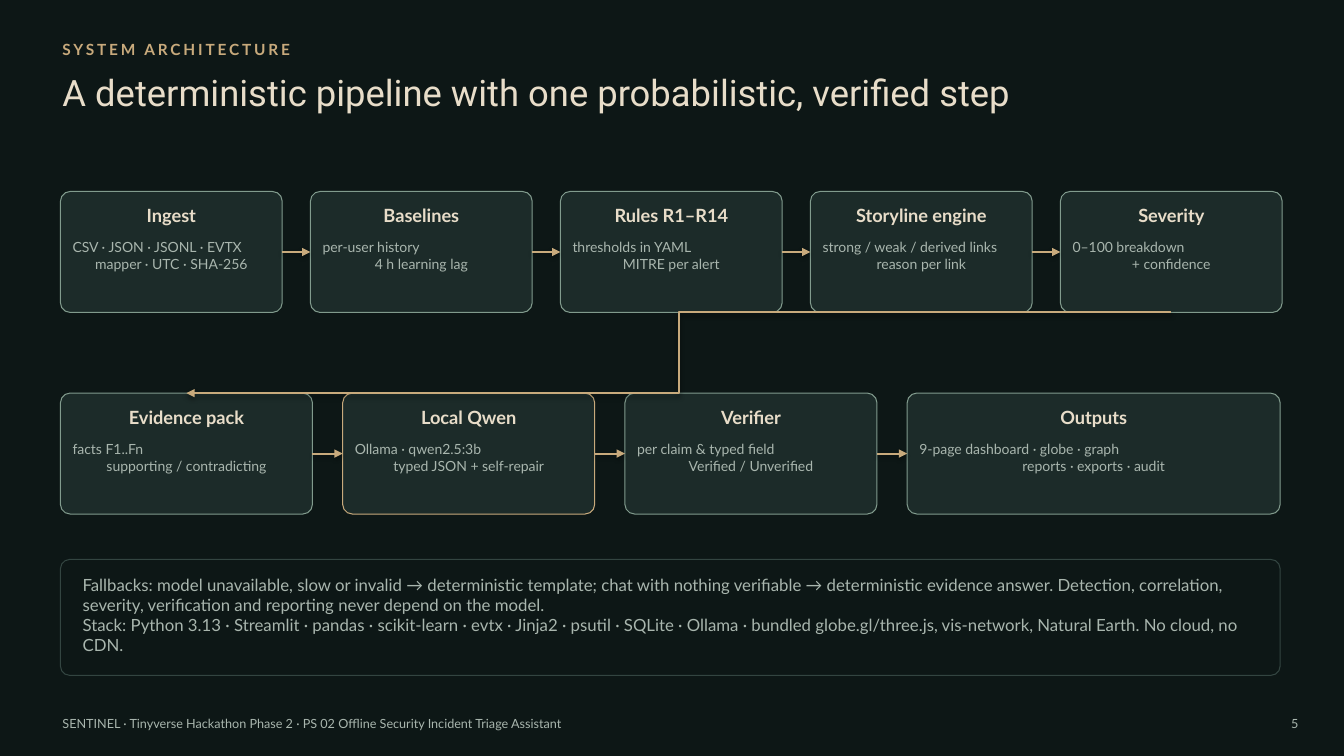
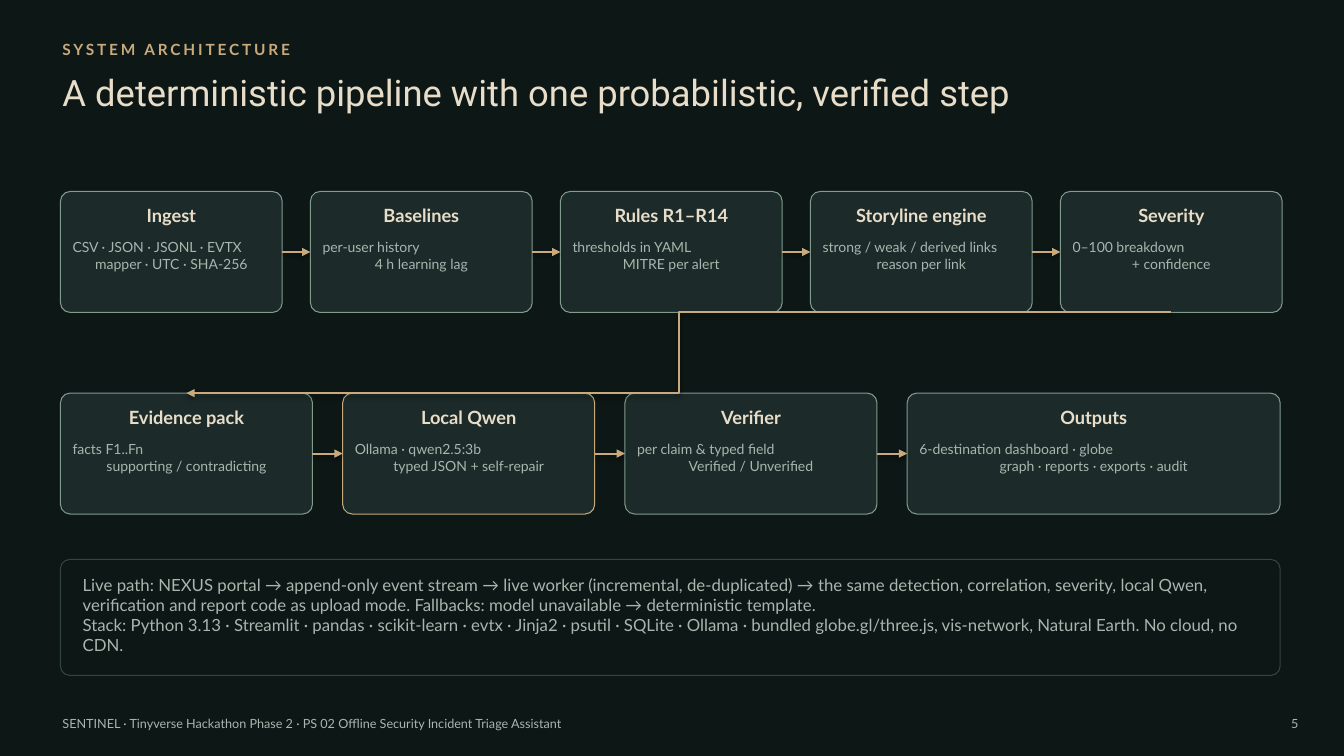
Before and after one commit to dakshitha0705/SENTINEL, a slide deck: slide 5 of presentation/SENTINEL_Tinyverse_PS02.pptx. Drawn at 1344x756 pixels with LibreOffice and Linux fonts; fonts in the diff are those of the drawing. Boxes give left, top, right and bottom in pixels: in the first picture for what was removed or moved away, otherwise in the second. Text is boxed around its words. In the diff, an @@ line names an element or a change of style, - is before the commit and + after.

```diff
--- a/presentation/SENTINEL_Tinyverse_PS02.pptx
+++ b/presentation/SENTINEL_Tinyverse_PS02.pptx
@@ text at (919, 443, 1188, 474): text changed @@
-9-page dashboard · globe · graph
-reports · exports · audit
+6-destination dashboard · globe
+graph · reports · exports · audit
@@ text at (83, 578, 1208, 614): text changed @@
-Fallbacks: model unavailable, slow or invalid → deterministic template; chat with nothing verifiable → deterministic evidence answer. Detection, correlation, severity, verification and reporting never depend on the model.
+Live path: NEXUS portal → append-only event stream → live worker (incremental, de-duplicated) → the same detection, correlation, severity, local Qwen, verification and report code as upload mode. Fallbacks: model unavailable → deterministic template.
```
Also in this commit, not shown: 14 other slides changed, 2 slides added, 15 other files.
